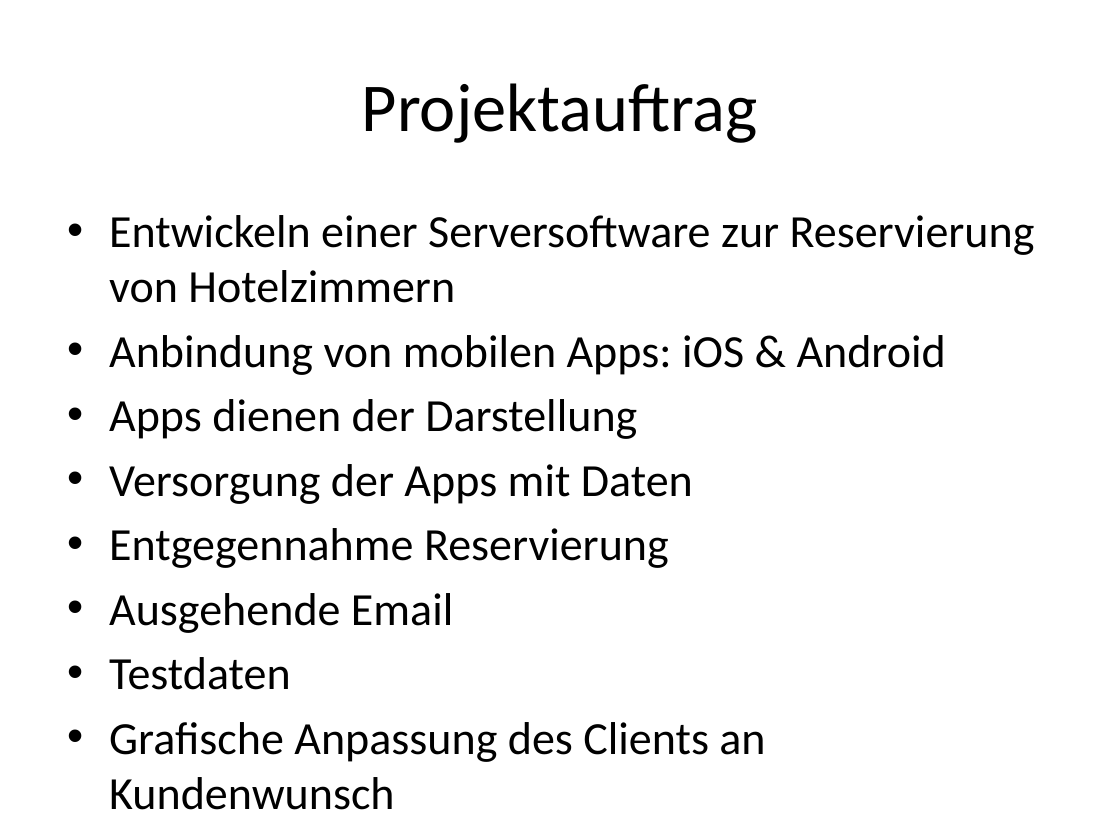
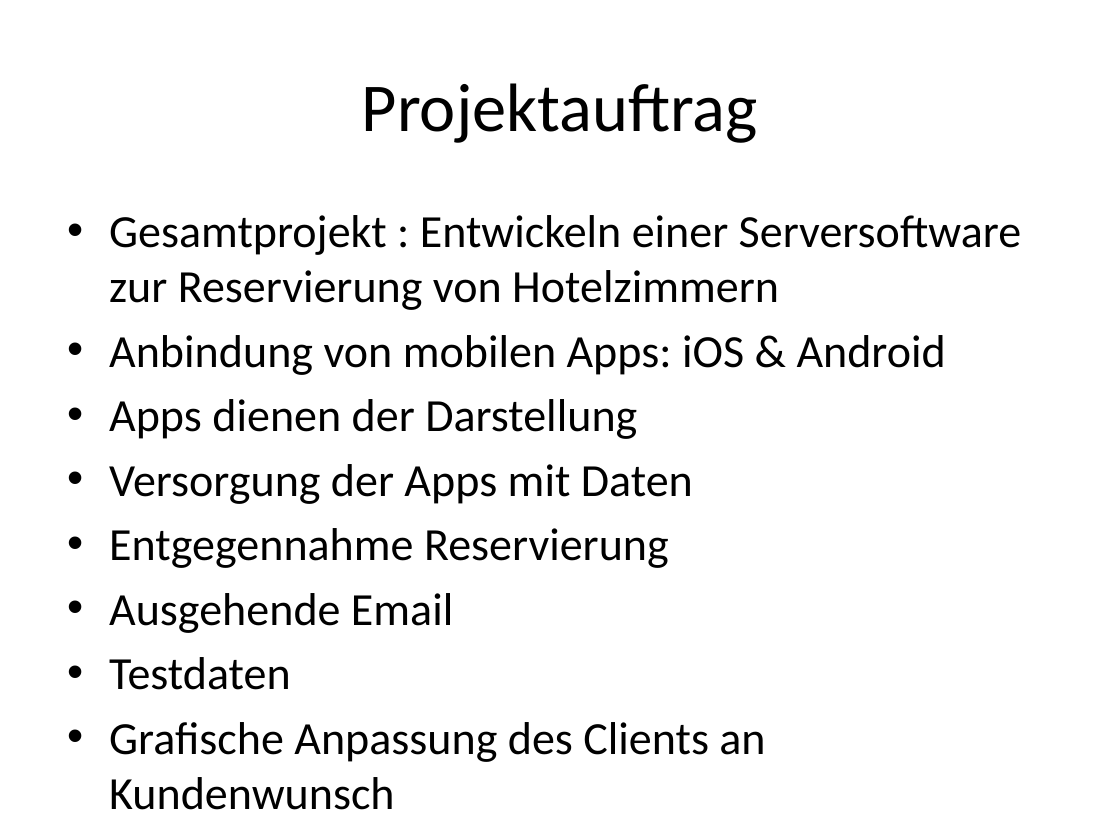
Before and after one commit to janhelmle/weiterbildung_fachinformatiker_ihk_projektantrag, a slide deck: slide 3 of praesentation/Projektpräsentation.pptx. Drawn at 1120x840 pixels with LibreOffice and Linux fonts; fonts in the diff are those of the drawing. Boxes give left, top, right and bottom in pixels: in the first picture for what was removed or moved away, otherwise in the second. Text is boxed around its words. In the diff, an @@ line names an element or a change of style, - is before the commit and + after.

```diff
--- a/praesentation/Projektpräsentation.pptx
+++ b/praesentation/Projektpräsentation.pptx
@@ text at <box>109,215,1021,310</box>: text changed @@
-• Entwickeln einer Serversoftware zur Reservierung von Hotelzimmern
+• Gesamtprojekt : Entwickeln einer Serversoftware zur Reservierung von Hotelzimmern
```
Also in this commit, not shown: 1 other slide changed, 7 other files.
